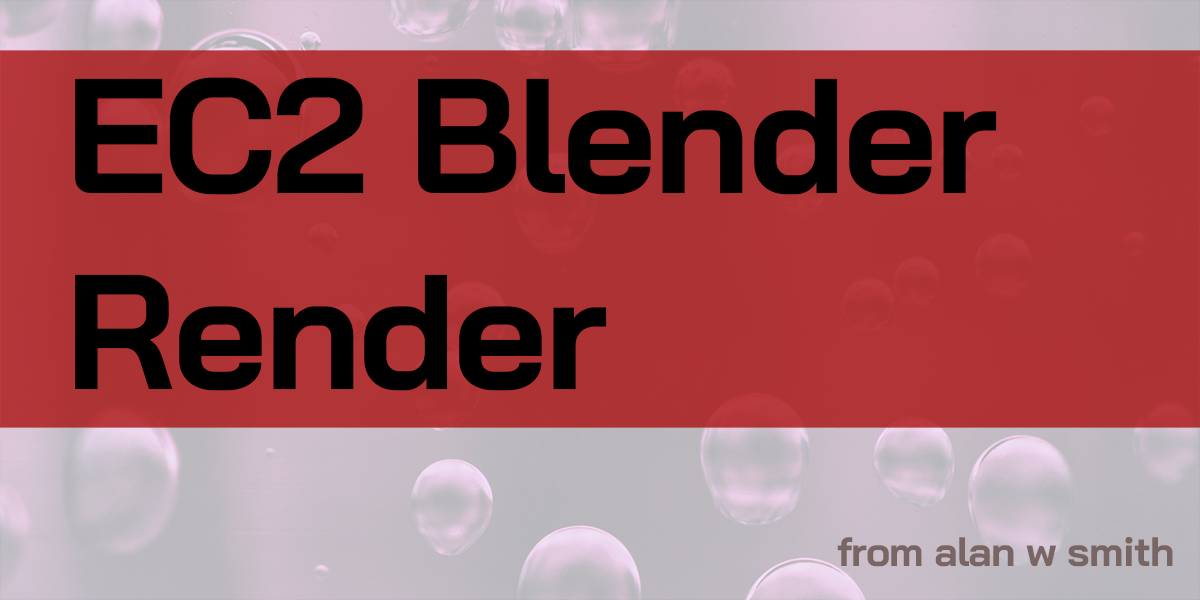
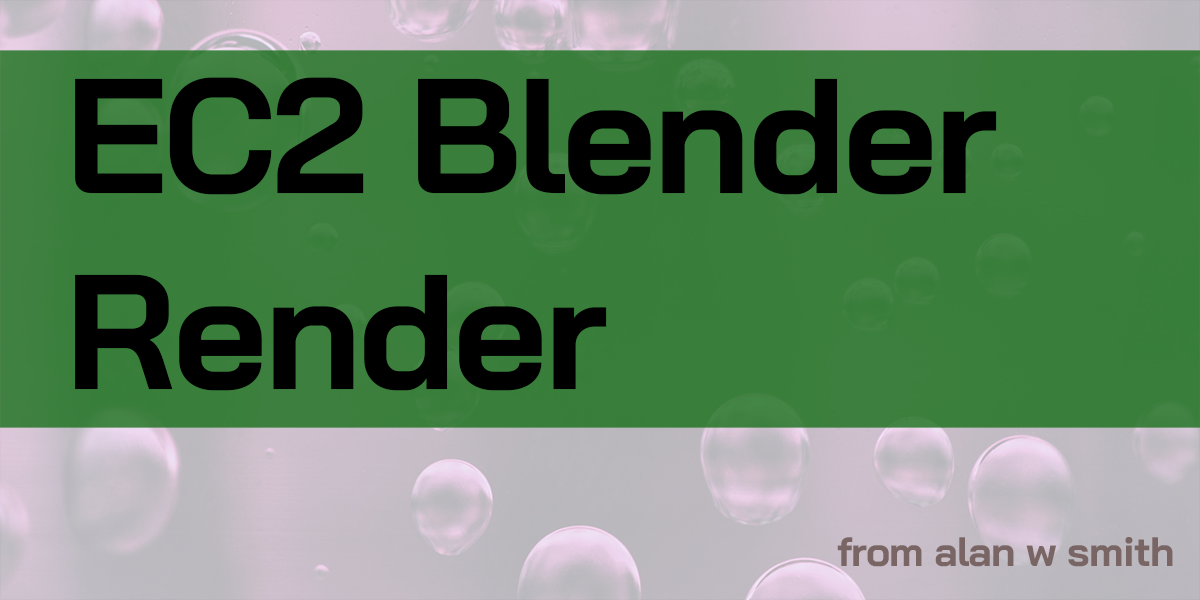
Layer changes from the first 1200×600 image to the second:
painted on "Layer 2" over [0, 50, 1200, 428]
